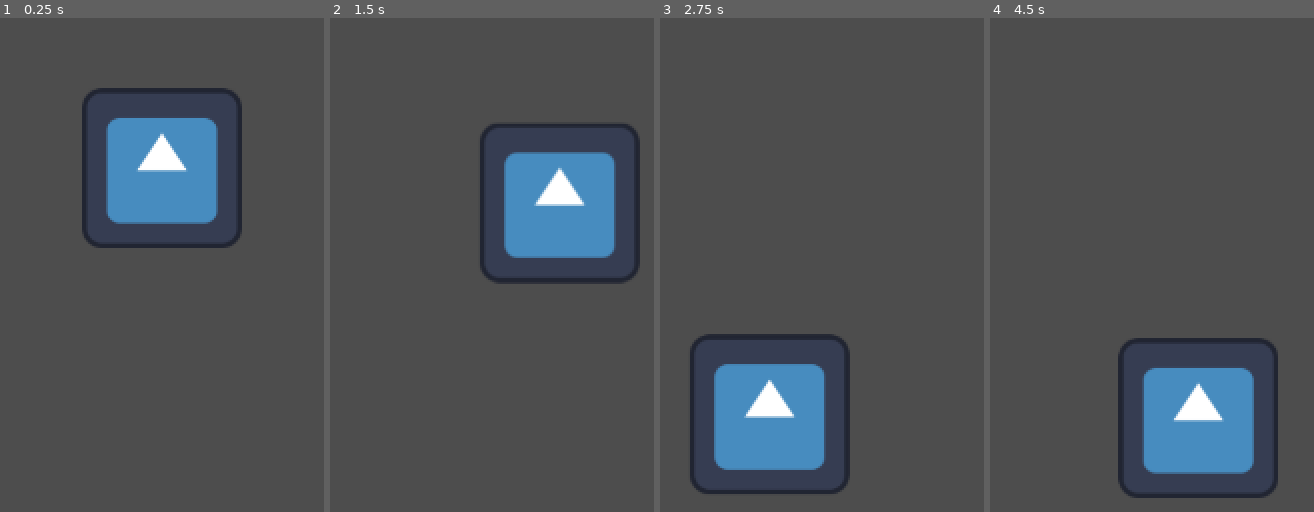
Above: before the commit, frames 1-4 (left to right).
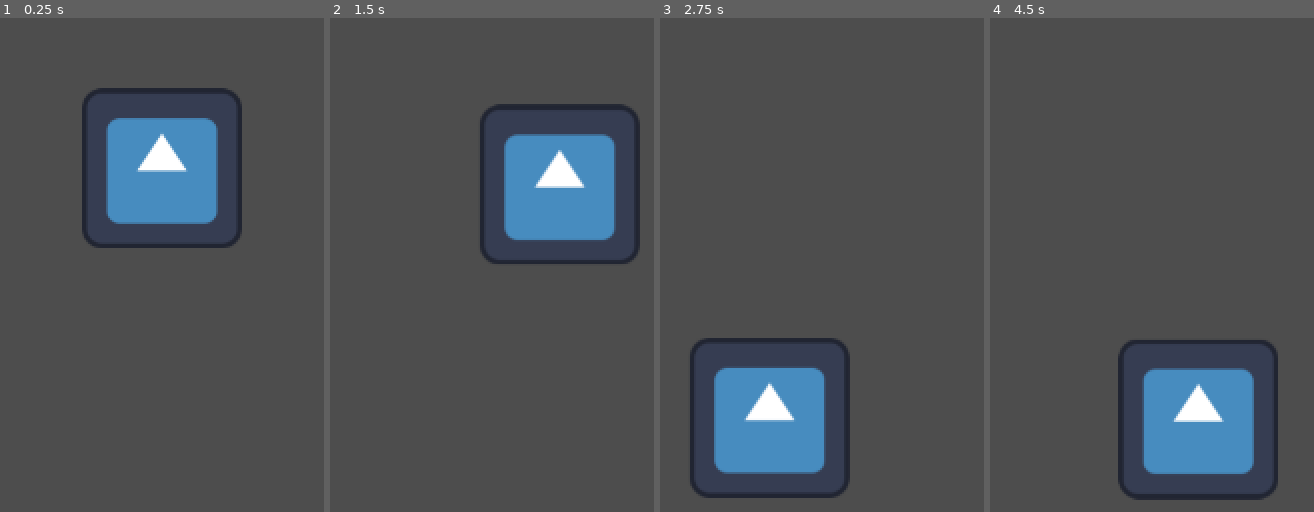
Above: after the commit, the same moments.

Repository: WinterAtne/Cancer_Bear
Game: Godot game, scene res://scenes/main.tscn
Two runs of this game, one before a commit and one after it. Both use one fixed random seed, a clock stepped at 60 frames per second and the inputs below. The engine's default icon, where the game draws it, is replaced by a stand-in: a white triangle on a blue panel in a dark square.
Inputs:
- Up to frame 1 (0.25 s): no input
- Up to frame 2 (1.5 s): hold D (right) from 0.53 s (still down); tap W (up) at 0.77 s
- Up to frame 3 (2.75 s): tap W (up) at 1.52 s; release D (right) at 2.03 s; hold A (left) from 2.03 s (still down)
- Up to frame 4 (4.5 s): release A (left) at 2.78 s; hold D (right) 2.78-4.28 s; tap W (up) at 3.02, 3.77 s; tap Enter at 4.25 s; hold A (left) from 4.28 s (still down)

The runs differ from the first frame. In frame 1, less than 0.1% of the frame differs, in the area x 42-58%, y 30-32%; in frame 2, 6.1%, in the area x 46-96%, y 17-54%; in frame 3, 2.0%; in frame 4, 0.8%.

Commit message:
Changed the vertical movement params
The bear now feels more weighty

Diff:
--- a/scenes/player/player.gd
+++ b/scenes/player/player.gd
@@ -4,9 +4,9 @@
 var speed : float = 300.0
 var acceleration : float = 1200
 
-var jump_velocity : float = -600.0
+var jump_velocity : float = -800.0
 var jump_cancel_multiple : float = .3333333
-var gravity : float = ProjectSettings.get_setting("physics/2d/default_gravity")
+var gravity : float = ProjectSettings.get_setting("physics/2d/default_gravity") * 2
 var max_fall_velocity : float = 1200
 
 #State
